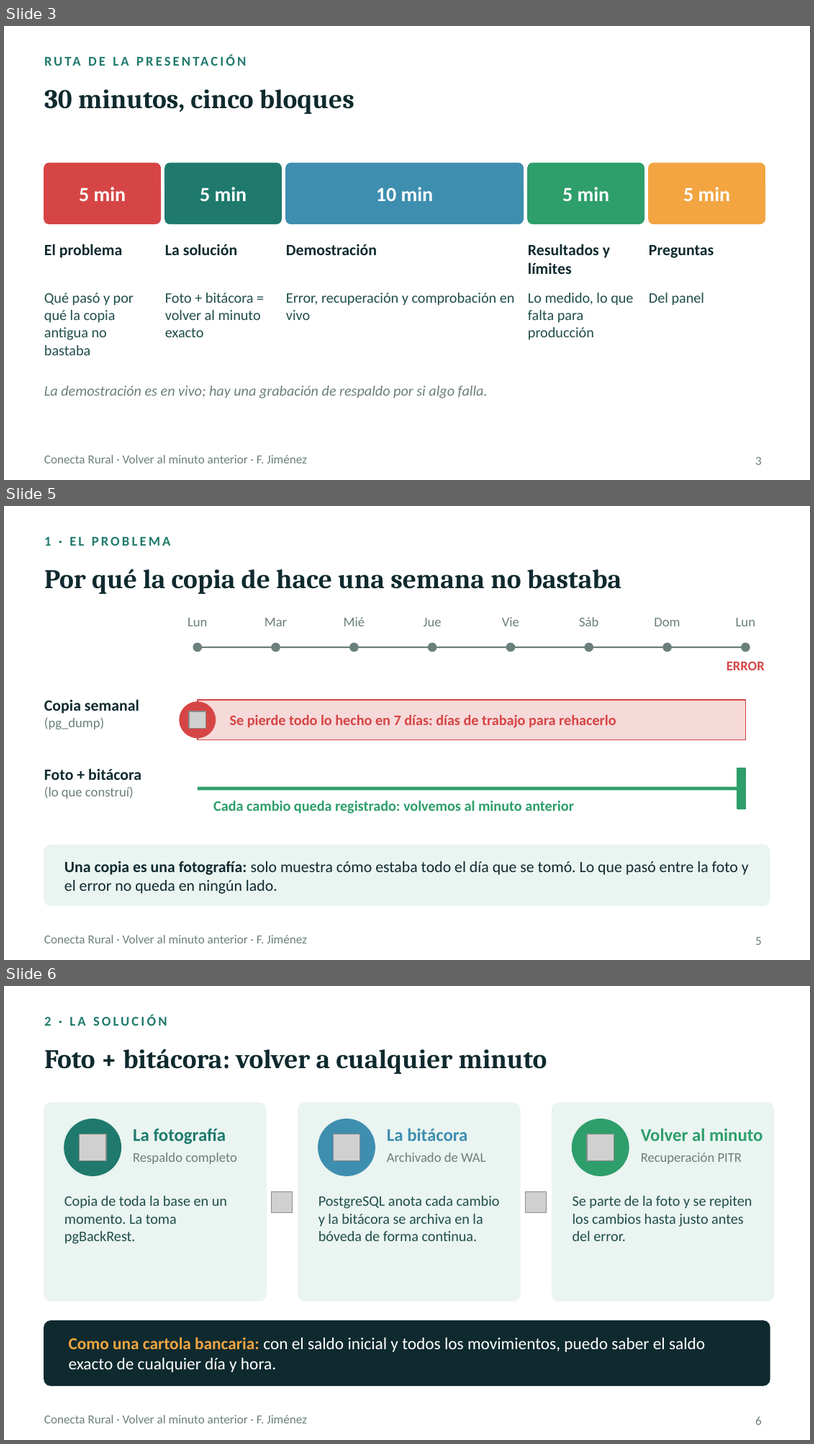
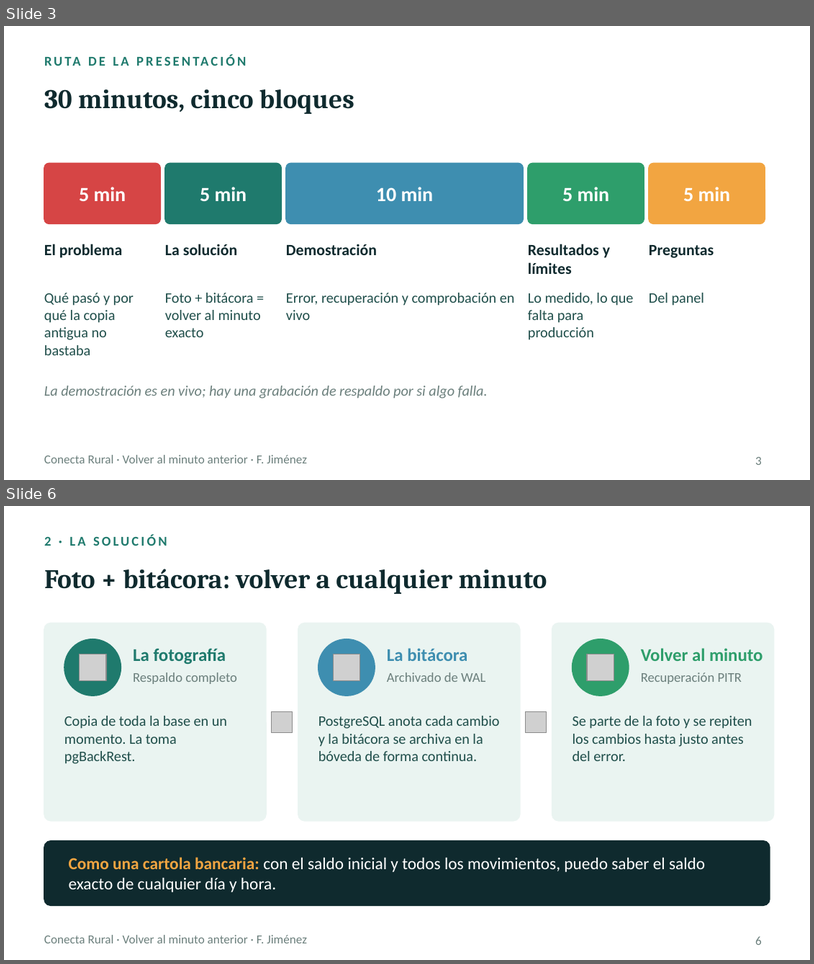
Before and after one commit to fjimenezbravo/dba-sgd-pitr, a slide deck: presentation/Volver_al_minuto_anterior_v5.pptx. Shown one above the other, each under a label of ours: slides 3, 5 and 6 before the commit, slides 3 and 6 after it; the slides between them are not shown. The pictures are 814x1444 and 814x964 pixels, drawn with LibreOffice and Linux fonts; fonts in the diff are those of the drawing; grey boxes stand for pictures. Boxes give left, top, right and bottom in pixels: in the first picture for what was removed or moved away, otherwise in the second. Text is boxed around its words. In the diff, an @@ line names an element or a change of style, - is before the commit and + after.

```diff
--- a/presentation/Volver_al_minuto_anterior_v5.pptx
+++ b/presentation/Volver_al_minuto_anterior_v5.pptx
@@ slide 5 removed at <box>4,506,810,960</box>, background #FFFFFF; not listed: 1 template element that a slide beside it also shows @@
@@ text removed at <box>44,536,171,546</box> @@
-1 · EL PROBLEMA
@@ title removed at <box>44,569,622,594</box> @@
-Por qué la copia de hace una semana no bastaba
@@ text removed at <box>188,618,207,626</box> @@
-Lun
@@ text removed at <box>265,618,287,626</box> @@
-Mar
@@ text removed at <box>344,617,365,626</box> @@
-Mié
@@ text removed at <box>424,618,442,626</box> @@
-Jue
@@ text removed at <box>502,617,520,626</box> @@
-Vie
@@ text removed at <box>579,617,599,626</box> @@
-Sáb
@@ text removed at <box>654,618,680,626</box> @@
-Dom
@@ text removed at <box>736,618,756,626</box> @@
-Lun
@@ ellipse removed at <box>193,643,201,651</box> @@
@@ line removed from (198, 647) to (746, 647) @@
@@ ellipse removed at <box>272,643,280,651</box> @@
@@ ellipse removed at <box>350,643,358,651</box> @@
@@ ellipse removed at <box>428,643,436,651</box> @@
@@ ellipse removed at <box>507,643,515,651</box> @@
@@ ellipse removed at <box>586,643,594,651</box> @@
@@ ellipse removed at <box>664,643,671,651</box> @@
@@ ellipse removed at <box>742,643,750,651</box> @@
@@ text removed at <box>727,662,765,670</box> @@
-ERROR
@@ text removed at <box>44,699,139,729</box> @@
-Copia semanal
-(pg_dump)
@@ rectangle removed at <box>198,700,746,740</box> @@
@@ ellipse removed at <box>180,702,215,737</box> @@
@@ picture removed at <box>188,710,206,728</box> @@
@@ text removed at <box>230,715,617,728</box> @@
-Se pierde todo lo hecho en 7 días: días de trabajo para rehacerlo
@@ text removed at <box>44,768,142,798</box> @@
-Foto + bitácora
-(lo que construí)
@@ rectangle removed at <box>738,768,746,808</box> @@
@@ line removed from (198, 788) to (738, 788) @@
@@ text removed at <box>214,800,574,813</box> @@
-Cada cambio queda registrado: volvemos al minuto anterior
@@ rounded rectangle removed at <box>44,844,770,905</box> @@
@@ text removed at <box>64,860,749,893</box> @@
-Una copia es una fotografía: solo muestra cómo estaba todo el día que se tomó. Lo que pasó entre la foto y el error no queda en ningún lado.
@@ page number removed at <box>756,937,762,944</box> @@
-5
```
Also in this commit, not shown: 1 slide changed, 1 slide added, 21 other files.
